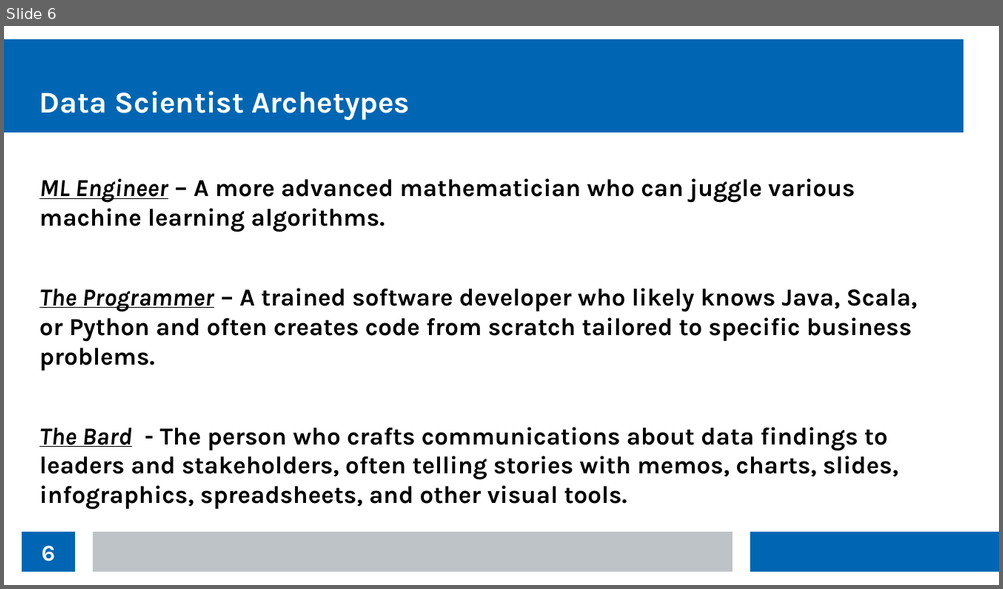
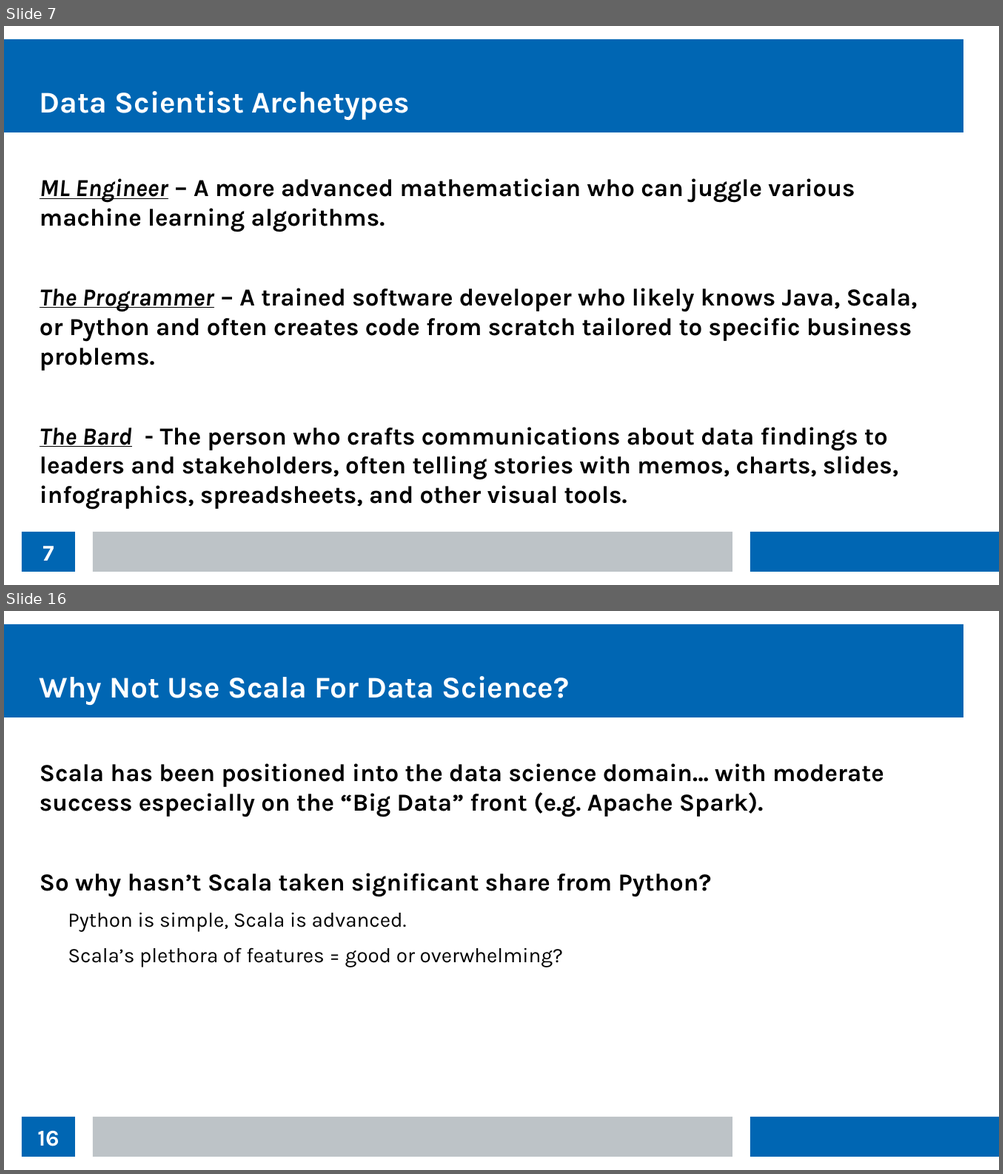
Before and after one commit to thomasnield/kotlin_data_science_talk_ChicagoJUG, a slide deck: kotlin_data_science_talk_chijug_slides.odp. Shown one above the other, each under a label of ours: slide 6 before the commit, slides 7 and 16 after it; the slides between them are not shown. The pictures are 1003x589 and 1003x1174 pixels, drawn with LibreOffice and Linux fonts; fonts in the diff are those of the drawing. Boxes give left, top, right and bottom in pixels: in the first picture for what was removed or moved away, otherwise in the second. Text is boxed around its words. In the diff, an @@ line names an element or a change of style, - is before the commit and + after.

```diff
--- a/kotlin_data_science_talk_chijug_slides.odp
+++ b/kotlin_data_science_talk_chijug_slides.odp
@@ slide 16 added at box(4, 611, 999, 1170), background #FFFFFF; not listed: 3 template elements that a slide beside it also shows @@
@@ title added at box(40, 676, 569, 706), 24 pt, text #FFFFFF, bold @@
+Why Not Use Scala For Data Science?
@@ text added at box(40, 763, 884, 968), 19.5 pt, text #000000, bold @@
+Scala has been positioned into the data science domain… with moderate success especially on the “Big Data” front (e.g. Apache Spark).
+So why hasn’t Scala taken significant share from Python?
+  Python is simple, Scala is advanced.
+  Scala’s plethora of features = good or overwhelming?
@@ page number added at box(22, 1117, 75, 1157), fill #0066B3, 18 pt, text #FFFFFF, bold @@
+16
@@ what was slide 6 is now slide 7 @@
@@ page number at box(42, 546, 54, 561): text changed @@
-6
+7
```
Also in this commit, not shown: 9 other slides added.
